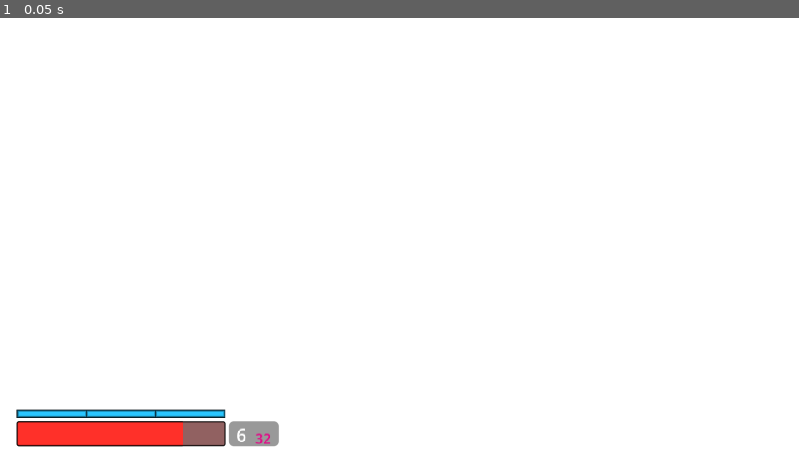
Above: before the commit, frame 1.
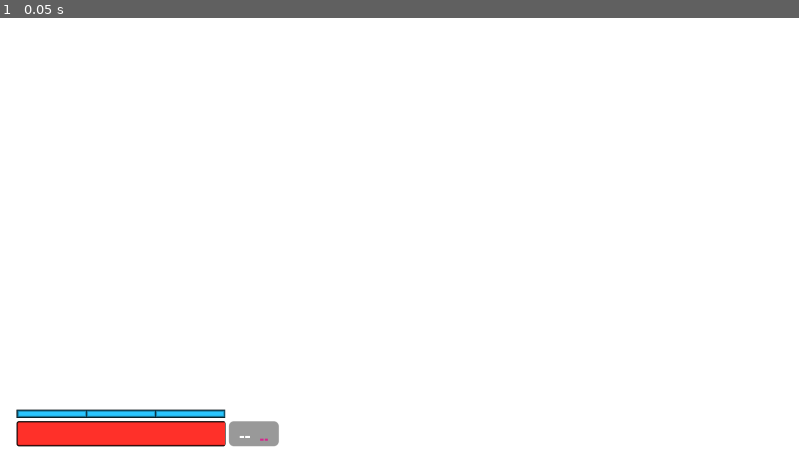
Above: after the commit, the same moment.

Repository: notalastor/ultrakill
Game: Godot game, scene res://Scenes/hud.tscn
Same seed, same stepped clock (60 frames per second), same inputs: the game is played once before the commit and once after it. This scene is started directly instead of the project's main scene.
Inputs:
- Up to frame 1 (0.05 s): no input

The runs differ from the first frame. In frame 1, 0.4% of the frame differs, in the area x 22-34%, y 89-96%.

Commit message:
fixing some bud

Diff:
--- a/Scenes/World.tscn
+++ b/Scenes/World.tscn
@@ -49,6 +49,7 @@
 transform = Transform3D(1, 0, 0, 0, 0.258819, 0.965926, 0, -0.965926, 0.258819, 0, 0, 0)
 
 [node name="Player" parent="." instance=ExtResource("1_j0p05")]
+transform = Transform3D(1, 0, 0, 0, 1, 0, 0, 0, 1, 0, 4.02348, 0)
 
 [node name="NavigationRegion3D" type="NavigationRegion3D" parent="."]
 navigation_mesh = SubResource("NavigationMesh_5nsto")
--- a/Scenes/fireball.gd
+++ b/Scenes/fireball.gd
@@ -14,6 +14,7 @@
 		var knock_dir = (body.global_position - global_position).normalized()
 		knock_dir.y /= 2
 		body.knock_back(knock_dir,force,knock_time)
+		body.take_damage(20)
 		queue_free()
 	else:
 		if not body is CharacterBody3D:
--- a/Scenes/hud.tscn
+++ b/Scenes/hud.tscn
@@ -1,4 +1,6 @@
-[gd_scene load_steps=6 format=3 uid="uid://cxe84evs26vxv"]
+[gd_scene load_steps=7 format=3 uid="uid://cxe84evs26vxv"]
+
+[ext_resource type="Script" uid="uid://d0akct6g5ys1s" path="res://Scripts/hud.gd" id="1_e0onf"]
 
 [sub_resource type="StyleBoxFlat" id="StyleBoxFlat_fccik"]
 bg_color = Color(0.48633, 0.632803, 0.686469, 1)
@@ -49,6 +51,7 @@
 expand_margin_top = 3.0
 
 [node name="HUD" type="CanvasLayer"]
+script = ExtResource("1_e0onf")
 
 [node name="Anchor" type="Control" parent="."]
 layout_mode = 3
@@ -123,7 +126,7 @@
 size_flags_vertical = 10
 theme_override_styles/background = SubResource("StyleBoxFlat_3gfia")
 theme_override_styles/fill = SubResource("StyleBoxFlat_e0onf")
-value = 80.0
+value = 100.0
 rounded = true
 show_percentage = false
 
@@ -148,11 +151,11 @@
 [node name="CurrentAmount" type="Label" parent="Anchor/ProgressBars/HBoxContainer2/Bullet/HBoxContainer"]
 layout_mode = 2
 theme_override_font_sizes/font_size = 21
-text = "6"
+text = "--"
 
 [node name="Amount" type="Label" parent="Anchor/ProgressBars/HBoxContainer2/Bullet/HBoxContainer"]
 layout_mode = 2
 size_flags_vertical = 8
 theme_override_colors/font_color = Color(0.9, 0.018, 0.5325, 1)
 theme_override_font_sizes/font_size = 16
-text = "32"
+text = "--"
--- a/Scenes/player.tscn
+++ b/Scenes/player.tscn
@@ -59,7 +59,6 @@
 }
 
 [node name="Player" type="CharacterBody3D"]
-transform = Transform3D(1, 0, 0, 0, 1, 0, 0, 0, 1, 0, 1, 0)
 script = ExtResource("1_4flbx")
 
 [node name="CollisionShape3D" type="CollisionShape3D" parent="."]
@@ -75,6 +74,8 @@
 size = Vector3(0.1, 0.1, 0.5)
 material = SubResource("StandardMaterial3D_6t5aa")
 
+[node name="HUD" parent="." instance=ExtResource("4_vgqql")]
+
 [node name="ColorRect" type="ColorRect" parent="."]
 material = SubResource("ShaderMaterial_vgqql")
 anchors_preset = 15
@@ -88,5 +89,3 @@
 libraries = {
 &"": SubResource("AnimationLibrary_fkybt")
 }
-
-[node name="HUD" parent="." instance=ExtResource("4_vgqql")]
--- a/Scripts/Player.gd
+++ b/Scripts/Player.gd
@@ -7,11 +7,11 @@
 var max_health: int = 100
 var health: int = 100
 
-var max_ammo: int = 30
+var max_ammo: int = 20
 var ammo: int = 30
 var is_reloading: bool = false
 var reload_time: float = 1.5
-
+var reload_ammount: int = 30
 # -------------------
 # MOVEMENT VARIABLES
 # -------------------
@@ -240,9 +240,17 @@
 # HEALTH & AMMO LOGIC
 # ===================
 func take_damage(amount: int) -> void:
-	print("Player HP: ", health)
-	health = max(0, health - amount)
-	HUD.instance.display_health(health)
+	if change_scene == false:
+		print("Player HP: ", health)
+		if health >= 10 and health - amount != 0:
+			health -= amount
+			HUD.instance.display_health(health)
+		else:
+
+			change_scene = true
+			await get_tree().create_timer(2).timeout
+			get_tree().reload_current_scene()
+
 
 func shoot() -> void:
 	if is_reloading:
@@ -255,14 +263,20 @@
 		print("No ammo! Press reload.")
 
 func start_reload() -> void:
-	if ammo == max_ammo:
+	if ammo == reload_ammount or max_ammo == 0:
 		return
+
 	is_reloading = true
 	print("Reloading...")
 	await get_tree().create_timer(reload_time).timeout
-	ammo = max_ammo
+
+	var empty_space = reload_ammount - ammo
+	var how_much: int = min(empty_space, max_ammo)
+
+	ammo += how_much
+	max_ammo -= how_much
+
 	is_reloading = false
-	print("Reloaded. Ammo:", ammo)
 	update_ammo_ui()
 
 # Hud UPDATES
--- a/Scripts/hud.gd
+++ b/Scripts/hud.gd
@@ -2,9 +2,9 @@
 extends CanvasLayer
 
 
-@onready var ammo_curr_amount_label: Label = %CurrentAmount
-@onready var ammo_max_amount_label: Label = %Amount
-@onready var health_bar: ProgressBar = %HealthBar
+@onready var ammo_curr_amount_label: Label = $Anchor/ProgressBars/HBoxContainer2/Bullet/HBoxContainer/CurrentAmount
+@onready var ammo_max_amount_label: Label = $Anchor/ProgressBars/HBoxContainer2/Bullet/HBoxContainer/Amount
+@onready var health_bar: ProgressBar = $Anchor/ProgressBars/HBoxContainer2/VBoxContainer/HealthBar
 
 static var instance: HUD
 
--- a/firstenemy.gd
+++ b/firstenemy.gd
@@ -42,6 +42,7 @@
 		var knock_dir = (body.global_position - global_position).normalized()
 		knock_dir.y /= 2
 		body.knock_back(knock_dir,force,knock_time)
+		body.take_damage(10)
 
 @onready var shoot: Marker3D = $shoot
 
--- a/project.godot
+++ b/project.godot
@@ -71,6 +71,16 @@
 "events": [Object(InputEventKey,"resource_local_to_scene":false,"resource_name":"","device":-1,"window_id":0,"alt_press …(195 unchanged characters)…
 ]
 }
+reload={
+"deadzone": 0.2,
+"events": [Object(InputEventKey,"resource_local_to_scene":false,"resource_name":"","device":-1,"window_id":0,"alt_pressed":false,"shift_pressed":false,"ctrl_pressed":false,"meta_pressed":false,"pressed":false,"keycode":0,"physical_keycode":82,"key_label":0,"unicode":114,"location":0,"echo":false,"script":null)
+]
+}
+shoot={
+"deadzone": 0.2,
+"events": [Object(InputEventMouseButton,"resource_local_to_scene":false,"resource_name":"","device":-1,"window_id":0,"alt_pressed":false,"shift_pressed":false,"ctrl_pressed":false,"meta_pressed":false,"button_mask":0,"position":Vector2(0, 0),"global_position":Vector2(0, 0),"factor":1.0,"button_index":1,"canceled":false,"pressed":false,"double_click":false,"script":null)
+]
+}
 
 [physics]
 
